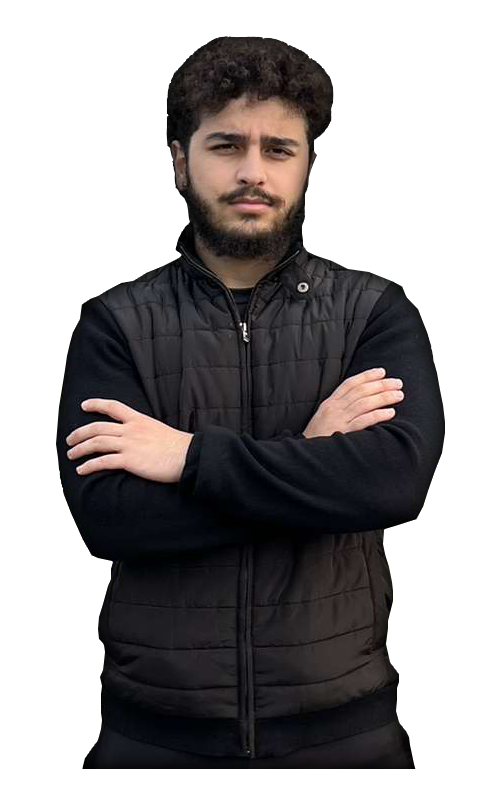
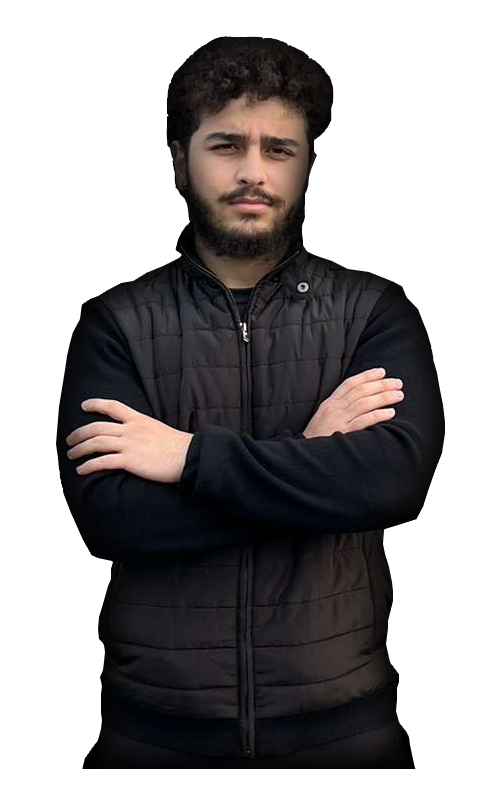
Two versions of the same layered image (500x800). Layer-by-layer changes:
pixels changed over [56, 36, 445, 769] (layer not identified)
